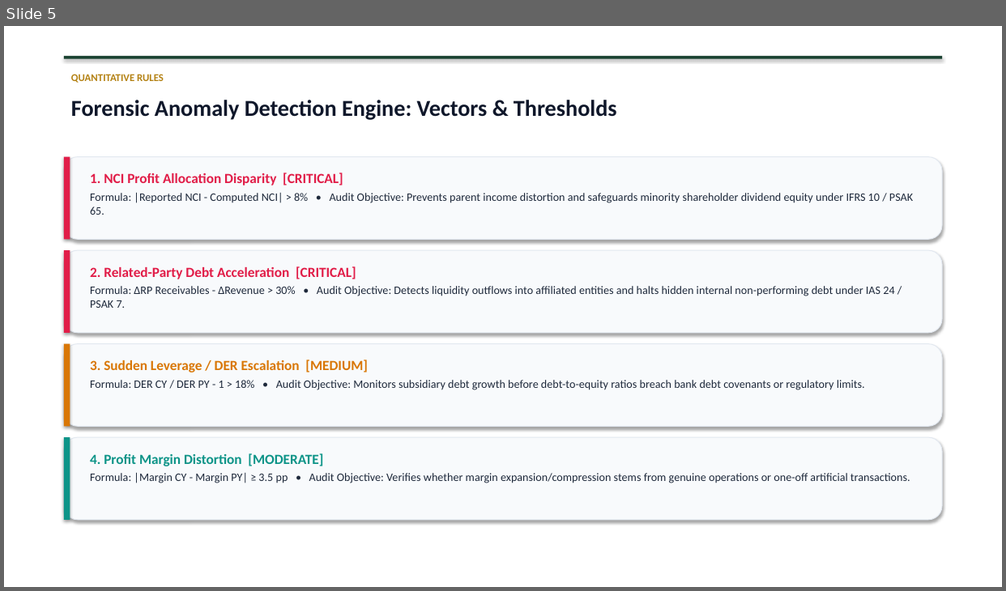
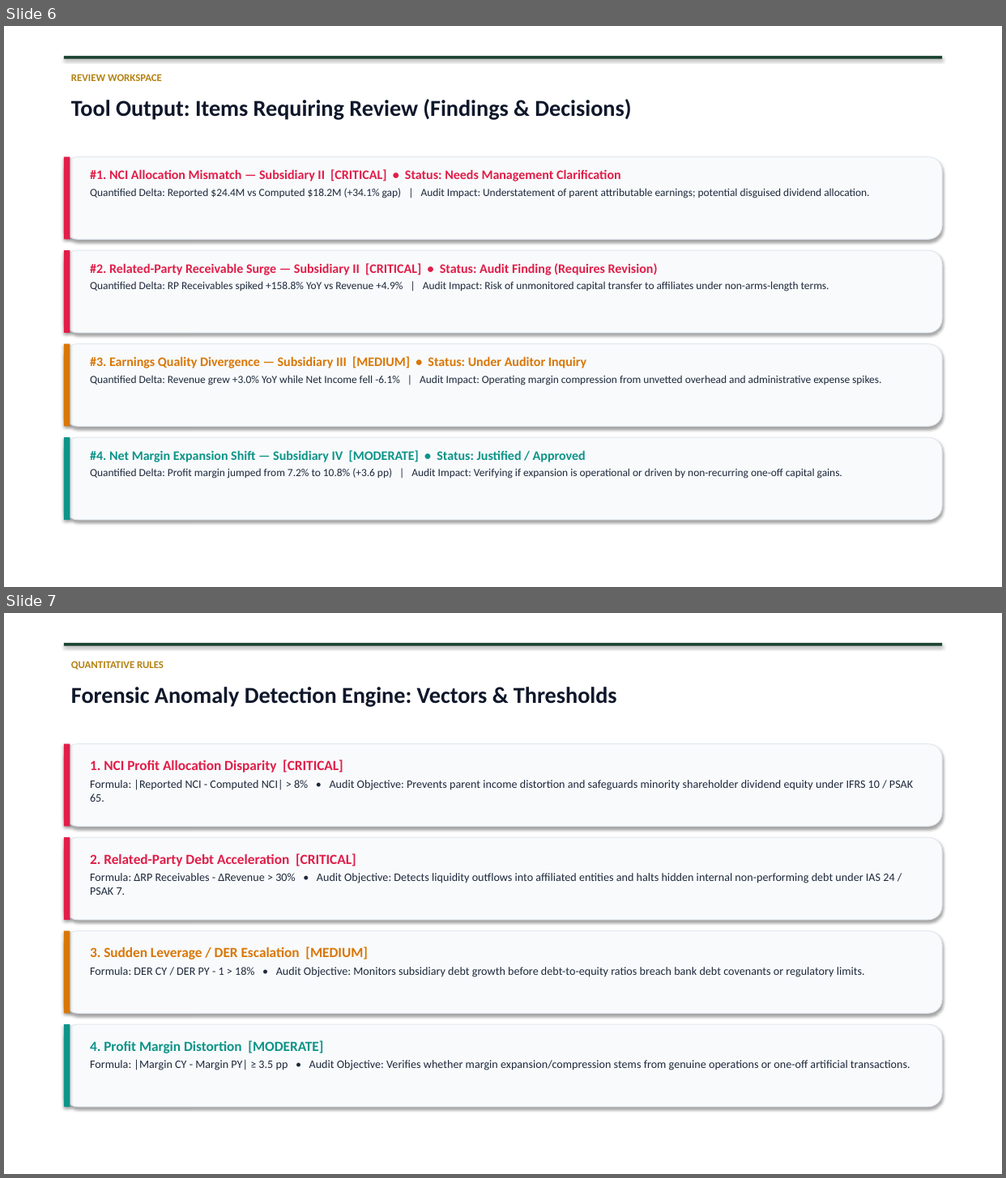
Before and after one commit to farahqoonitaa/poc-for-ai-agent, a slide deck: Konsolidasi_Analyzer_Solution_Architecture.pptx. Shown one above the other, each under a label of ours: slide 5 before the commit, slides 6 and 7 after it. The pictures are 1006x591 and 1006x1178 pixels, drawn with LibreOffice and Linux fonts; fonts in the diff are those of the drawing. Boxes give left, top, right and bottom in pixels: in the first picture for what was removed or moved away, otherwise in the second. Text is boxed around its words. In the diff, an @@ line names an element or a change of style, - is before the commit and + after.

Commit message:
feat: Add live tool output and dashboard findings slides to PPTX

```diff
--- a/Konsolidasi_Analyzer_Solution_Architecture.pptx
+++ b/Konsolidasi_Analyzer_Solution_Architecture.pptx
@@ slide 6 added at (x1=4, y1=26, x2=1002, y2=587), background #FFFFFF @@
@@ rectangle added at (x1=4, y1=26, x2=1002, y2=587), fill #FFFFFF @@
@@ rectangle added at (x1=64, y1=56, x2=942, y2=59), fill #1B4332 @@
@@ text added at (x1=71, y1=74, x2=162, y2=81), 10 pt, text #B48214, bold @@
+REVIEW WORKSPACE
@@ text added at (x1=71, y1=99, x2=631, y2=120), 22 pt, text #0F172A, bold @@
+Tool Output: Items Requiring Review (Findings & Decisions)
@@ rounded rectangle added at (x1=64, y1=157, x2=942, y2=239), fill #F8FAFC, outline #E2E8F0 0.75 pt @@
@@ rectangle added at (x1=64, y1=157, x2=70, y2=239), fill #E11D48 @@
@@ text added at (x1=90, y1=169, x2=869, y2=199), 10.5 pt, text #1E293B @@
+#1. NCI Allocation Mismatch — Subsidiary II [CRITICAL] • Status: Needs Management Clarification
+Quantified Delta: Reported $24.4M vs Computed $18.2M (+34.1% gap) | Audit Impact: Understatement of parent attributable earnings; potential disguised dividend allocation.
@@ rounded rectangle added at (x1=64, y1=250, x2=942, y2=333), fill #F8FAFC, outline #E2E8F0 0.75 pt @@
@@ rectangle added at (x1=64, y1=250, x2=70, y2=333), fill #E11D48 @@
@@ text added at (x1=90, y1=263, x2=829, y2=292), 10.5 pt, text #1E293B @@
+#2. Related-Party Receivable Surge — Subsidiary II [CRITICAL] • Status: Audit Finding (Requires Revision)
+Quantified Delta: RP Receivables spiked +158.8% YoY vs Revenue +4.9% | Audit Impact: Risk of unmonitored capital transfer to affiliates under non-arms-length terms.
@@ rounded rectangle added at (x1=64, y1=344, x2=942, y2=426), fill #F8FAFC, outline #E2E8F0 0.75 pt @@
@@ rectangle added at (x1=64, y1=344, x2=70, y2=426), fill #D97706 @@
@@ text added at (x1=90, y1=356, x2=881, y2=386), 10.5 pt, text #1E293B @@
+#3. Earnings Quality Divergence — Subsidiary III [MEDIUM] • Status: Under Auditor Inquiry
+Quantified Delta: Revenue grew +3.0% YoY while Net Income fell -6.1% | Audit Impact: Operating margin compression from unvetted overhead and administrative expense spikes.
@@ rounded rectangle added at (x1=64, y1=437, x2=942, y2=520), fill #F8FAFC, outline #E2E8F0 0.75 pt @@
@@ rectangle added at (x1=64, y1=437, x2=70, y2=520), fill #0D9488 @@
@@ text added at (x1=90, y1=450, x2=842, y2=479), 10.5 pt, text #1E293B @@
+#4. Net Margin Expansion Shift — Subsidiary IV [MODERATE] • Status: Justified / Approved
+Quantified Delta: Profit margin jumped from 7.2% to 10.8% (+3.6 pp) | Audit Impact: Verifying if expansion is operational or driven by non-recurring one-off capital gains.
@@ what was slide 5 is now slide 7 @@
```
Also in this commit, not shown: 3 slides changed, 1 other slide added, 1 slide removed, 1 other file.
